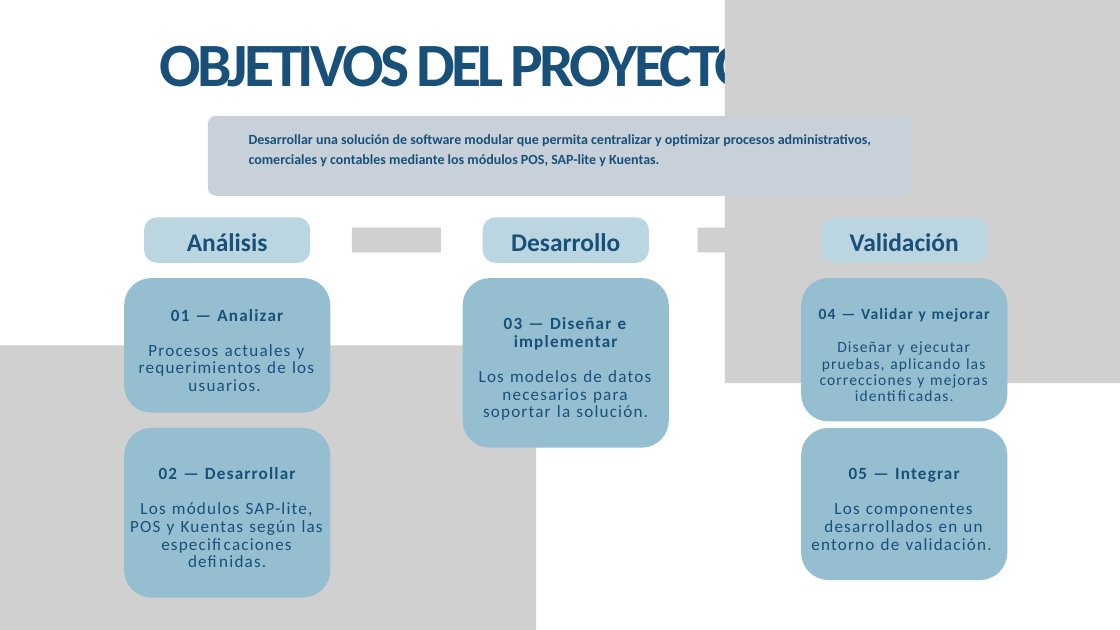
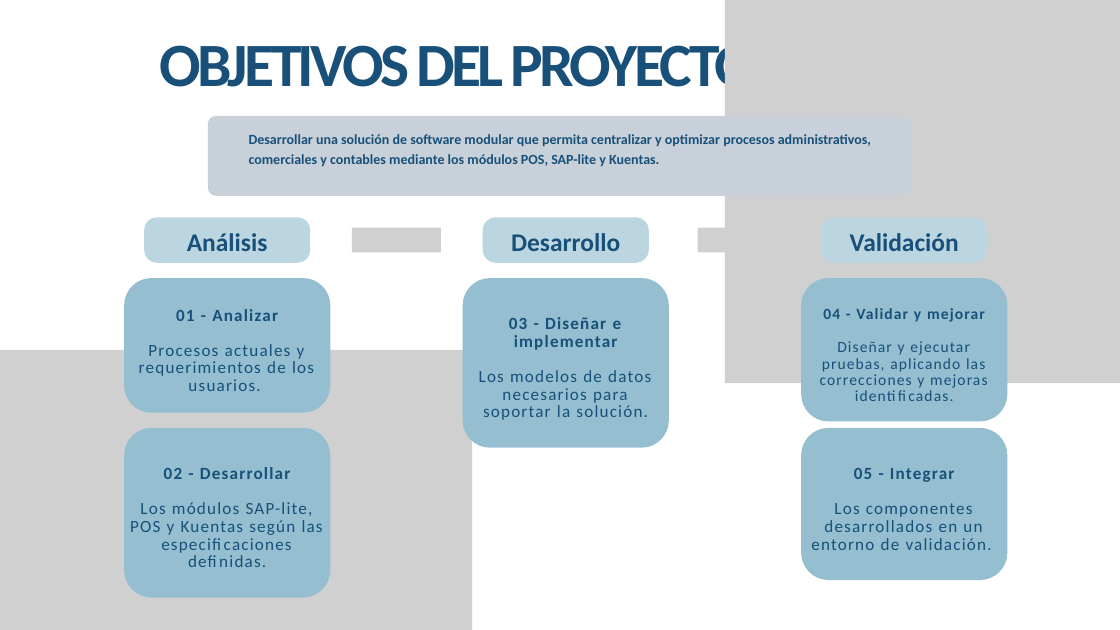
Before and after one commit to GabBerma/Proyecto_Capstone_Grupo8, a slide deck: slide 6 of Fase 1/Evidencias Grupales/Presentación Proyecto.pptx. Drawn at 1120x630 pixels with LibreOffice and Linux fonts; fonts in the diff are those of the drawing; grey boxes stand for pictures; background and template pictures are left out. Boxes give left, top, right and bottom in pixels: in the first picture for what was removed or moved away, otherwise in the second. Text is boxed around its words. In the diff, an @@ line names an element or a change of style, - is before the commit and + after.

```diff
--- a/Fase 1/Evidencias Grupales/Presentación Proyecto.pptx
+++ b/Fase 1/Evidencias Grupales/Presentación Proyecto.pptx
@@ text at [176, 309, 278, 321]: text changed @@
-01 — Analizar
+01 - Analizar
@@ text at [509, 317, 622, 350]: text changed @@
-03 — Diseñar e implementar
+03 - Diseñar e implementar
@@ text at [823, 308, 985, 322]: text changed @@
-04 — Validar y mejorar
+04 - Validar y mejorar
@@ picture: place and size @@
-picture at [0, 346, 536, 630]
+picture at [0, 350, 472, 630]
@@ text at [164, 467, 291, 479]: text changed @@
-02 — Desarrollar
+02 - Desarrollar
@@ text at [854, 468, 955, 482]: text changed @@
-05 — Integrar
+05 - Integrar
```
Also in this commit, not shown: 2 other slides changed, 1 slide added, 1 slide removed, 6 other files.
